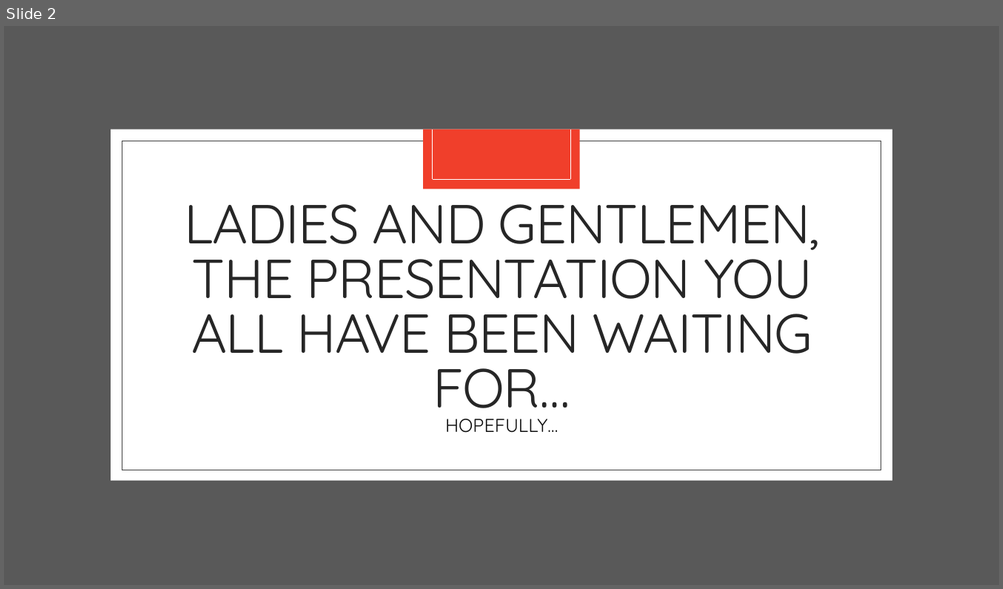
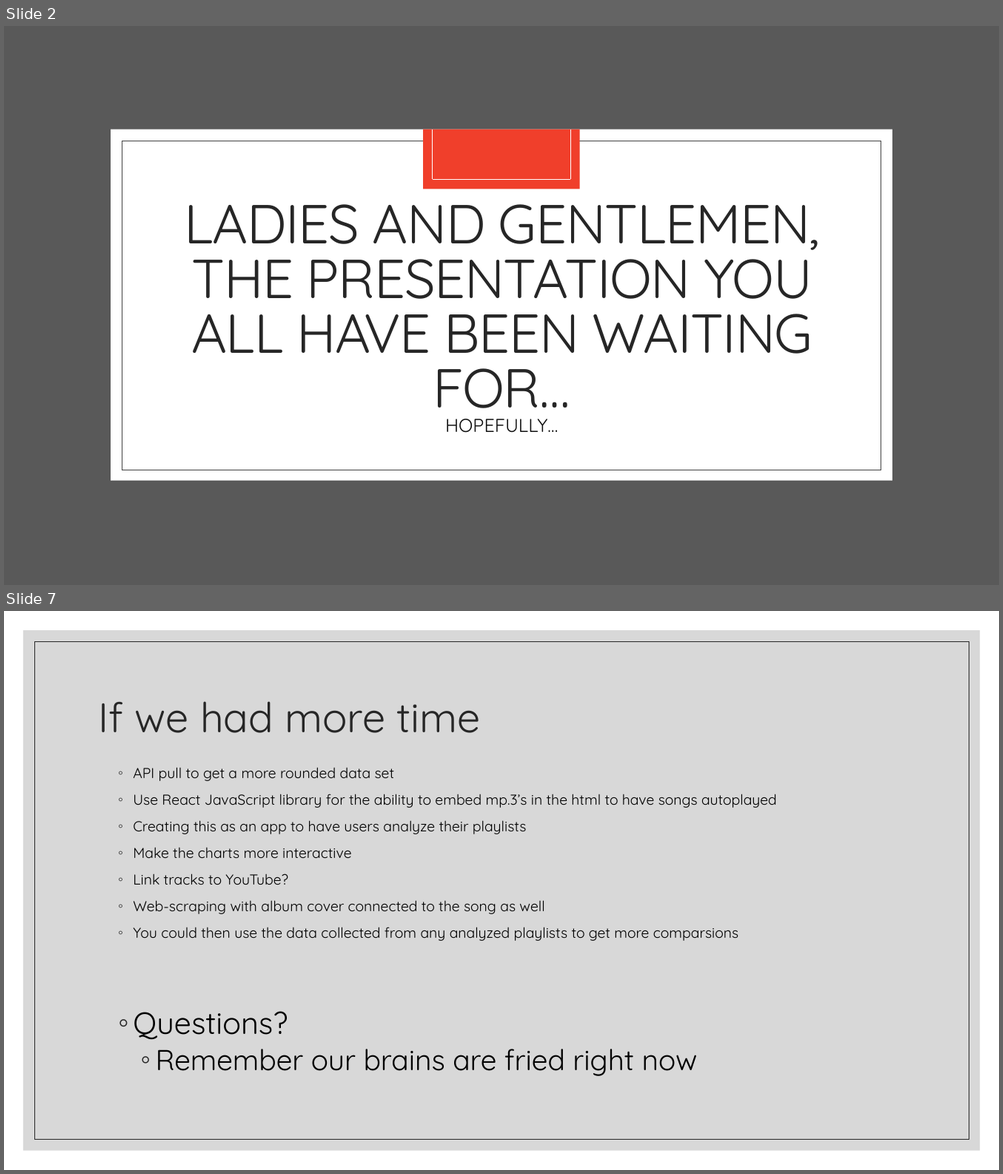
Before and after one commit to JeniLam/Spotify-Dashboard, a slide deck: gOGOGAGA.pptx. Shown one above the other, each under a label of ours: slide 2 before the commit, slides 2 and 7 after it; the slides between them are not shown. The pictures are 1003x589 and 1003x1174 pixels, drawn with LibreOffice and Linux fonts; fonts in the diff are those of the drawing. Boxes give left, top, right and bottom in pixels: in the first picture for what was removed or moved away, otherwise in the second. Text is boxed around its words. In the diff, an @@ line names an element or a change of style, - is before the commit and + after.

```diff
--- a/gOGOGAGA.pptx
+++ b/gOGOGAGA.pptx
@@ slide 7 added at (4,611,999,1170), background #FFFFFF @@
@@ rectangle added at (23,630,980,1151), fill #BFBFBF at 60% opacity @@
@@ rectangle added at (34,641,969,1140), outline #262626 0.5 pt @@
@@ title added at (99,701,481,733), 40 pt, text #262626 @@
+If we had more time
@@ text added at (133,767,777,1076), 13.9 pt, text #000000 @@
+◦ API pull to get a more rounded data set
+◦ Use React JavaScript library for the ability to embed mp.3’s in the html to have songs autoplayed
+◦ Creating this as an app to have users analyze their playlists
+◦ Make the charts more interactive
+◦ Link tracks to YouTube?
+◦ Web-scraping with album cover connected to the song as well
+◦ You could then use the data collected from any analyzed playlists to get more comparsions
+◦ Questions?
+  ◦ Remember our brains are fried right now
```
Also in this commit, not shown: 1 slide changed, 5 other slides added, 5 slides removed.
